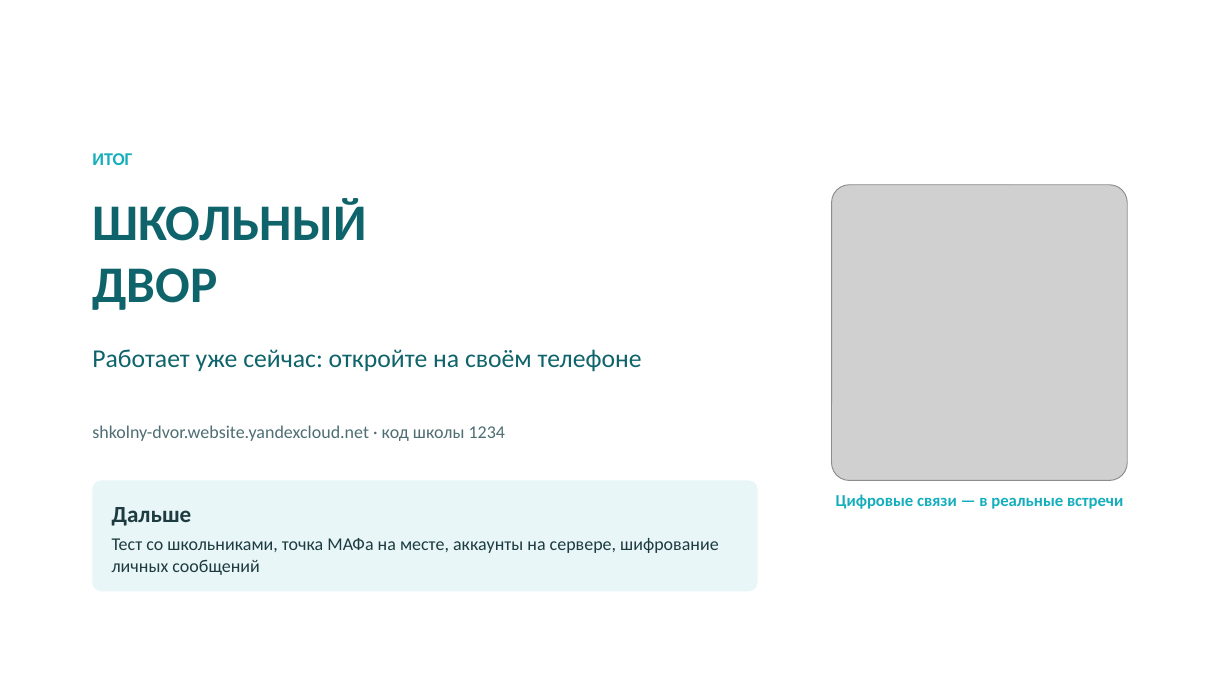
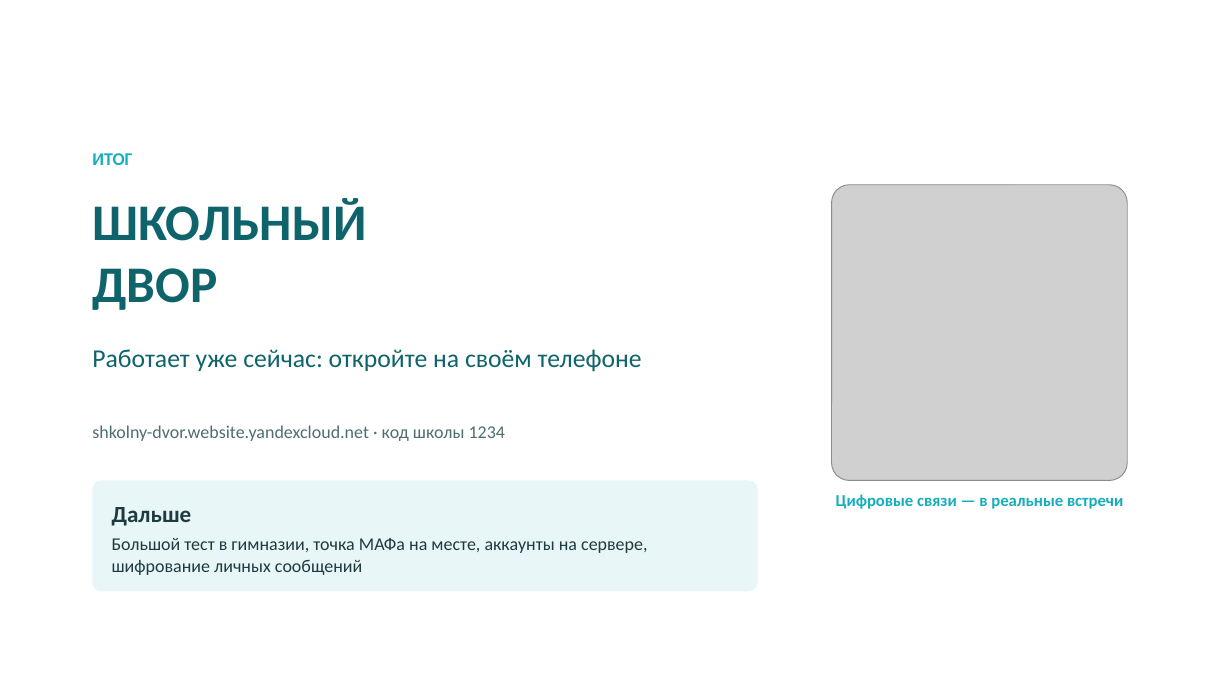
Before and after one commit to bnhogpad228/school-app, a slide deck: slide 14 of presentation/shkolny-dvor-SK-sreda.pptx. Drawn at 1232x693 pixels with LibreOffice and Linux fonts; fonts in the diff are those of the drawing; grey boxes stand for pictures; background and template pictures are left out. Boxes give left, top, right and bottom in pixels: in the first picture for what was removed or moved away, otherwise in the second. Text is boxed around its words. In the diff, an @@ line names an element or a change of style, - is before the commit and + after.

```diff
--- a/presentation/shkolny-dvor-SK-sreda.pptx
+++ b/presentation/shkolny-dvor-SK-sreda.pptx
@@ text in rounded rectangle at bbox=[112, 538, 647, 575]: text changed @@
-Тест со школьниками, точка МАФа на месте, аккаунты на сервере, шифрование личных сообщений
+Большой тест в гимназии, точка МАФа на месте, аккаунты на сервере, шифрование личных сообщений
```
Also in this commit, not shown: 5 other slides changed, 6 other files.
